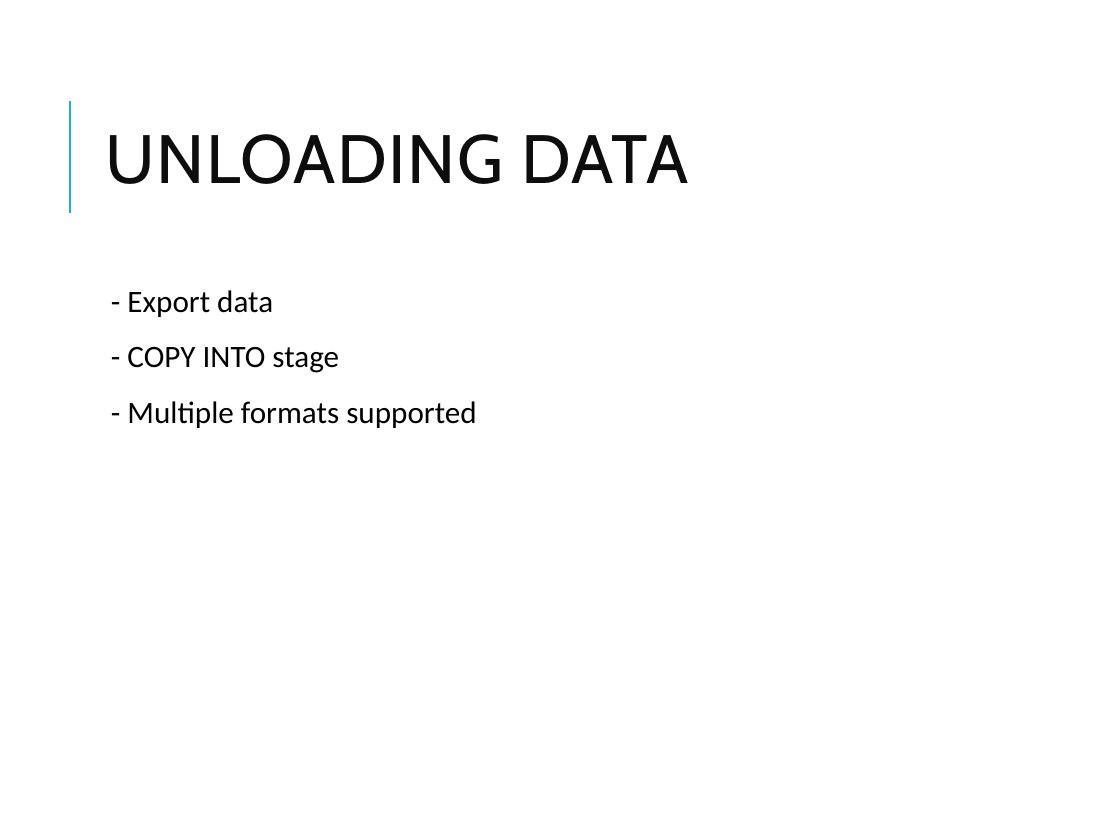
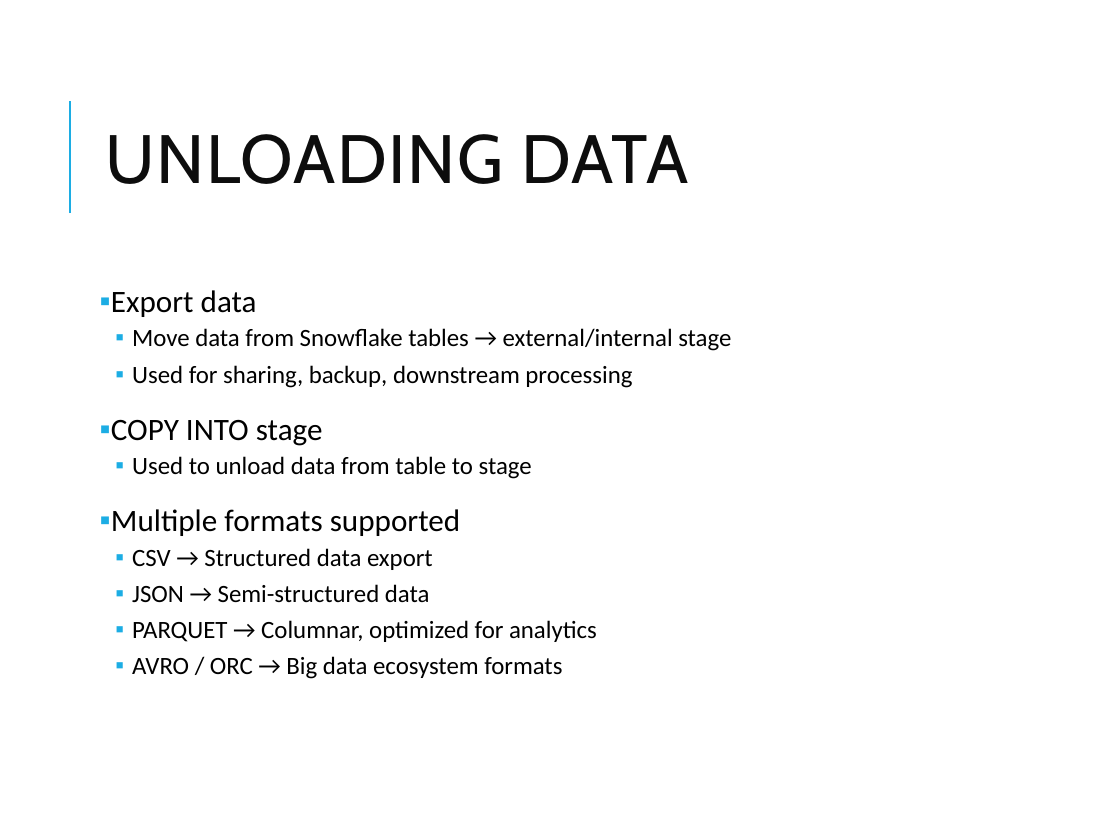
Before and after one commit to vikash-verma-profile/DE-Sig-March-2026, a slide deck: slide 15 of Week-2/Day-5/Snowflake_Modules_4_6.pptx (slide 14 before the commit). Drawn at 1120x840 pixels with LibreOffice and Linux fonts; fonts in the diff are those of the drawing. Boxes give left, top, right and bottom in pixels: in the first picture for what was removed or moved away, otherwise in the second. Text is boxed around its words. In the diff, an @@ line names an element or a change of style, - is before the commit and + after.

```diff
--- a/Week-2/Day-5/Snowflake_Modules_4_6.pptx
+++ b/Week-2/Day-5/Snowflake_Modules_4_6.pptx
@@ text at [111,290,731,679]: text changed; size 20 to 16 pt @@
-  - Export data
-  - COPY INTO stage
-  - Multiple formats supported
+▪ Export data
+  ▪ Move data from Snowflake tables → external/internal stage
+  ▪ Used for sharing, backup, downstream processing
+▪ COPY INTO stage
+  ▪ Used to unload data from table to stage
+▪ Multiple formats supported
+  ▪ CSV → Structured data export
+  ▪ JSON → Semi-structured data
+  ▪ PARQUET → Columnar, optimized for analytics
+  ▪ AVRO / ORC → Big data ecosystem formats
```
Also in this commit, not shown: 19 other slides changed, 5 slides added, 23 other files.
